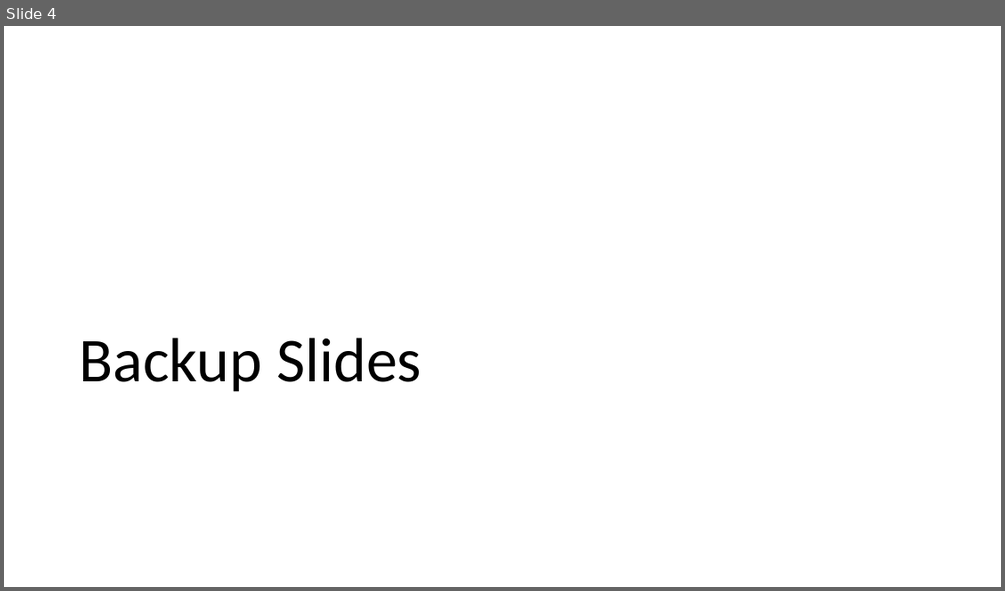
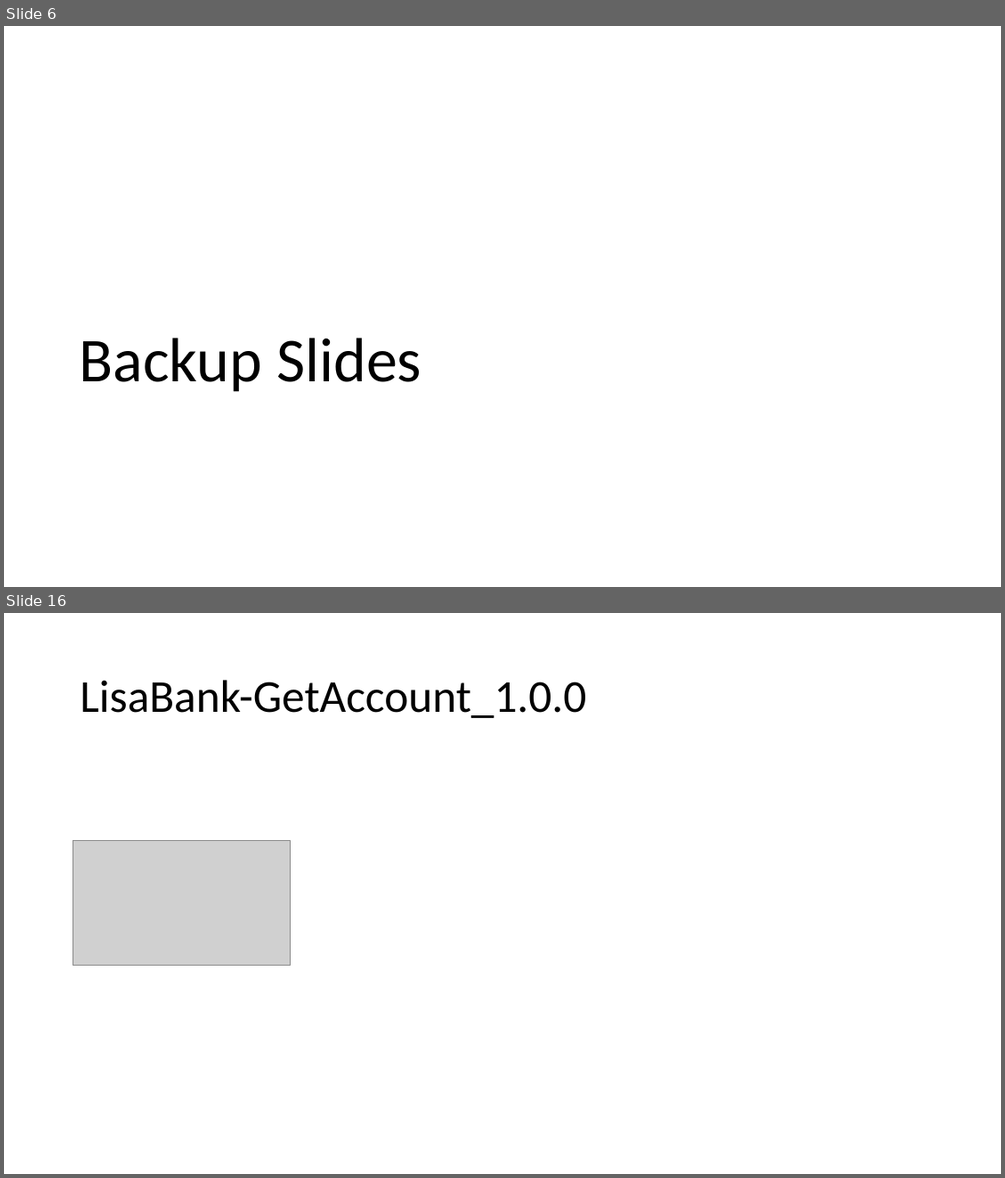
Before and after one commit to DannySaro/CA-DevTest-Solution-Patterns, a slide deck: SolFwk-LCTAG-LowCodeTestAutomationGeneration/Documentation/SolFwk-LowCodeTestAutomationGeneration.pptx. Shown one above the other, each under a label of ours: slide 4 before the commit, slides 6 and 16 after it; the slides between them are not shown. The pictures are 1005x591 and 1005x1178 pixels, drawn with LibreOffice and Linux fonts; fonts in the diff are those of the drawing; grey boxes stand for pictures. Boxes give left, top, right and bottom in pixels: in the first picture for what was removed or moved away, otherwise in the second. Text is boxed around its words. In the diff, an @@ line names an element or a change of style, - is before the commit and + after.

```diff
--- a/SolFwk-LCTAG-LowCodeTestAutomationGeneration/Documentation/SolFwk-LowCodeTestAutomationGeneration.pptx
+++ b/SolFwk-LCTAG-LowCodeTestAutomationGeneration/Documentation/SolFwk-LowCodeTestAutomationGeneration.pptx
@@ slide 16 added at box(4, 613, 1001, 1174), background #FFFFFF @@
@@ title added at box(80, 680, 586, 718), 44 pt, text #000000 @@
+LisaBank-GetAccount_1.0.0
@@ picture added at box(73, 840, 291, 965) @@
@@ what was slide 4 is now slide 6 @@
```
Also in this commit, not shown: 1 slide changed, 15 other slides added, 2 other files.
